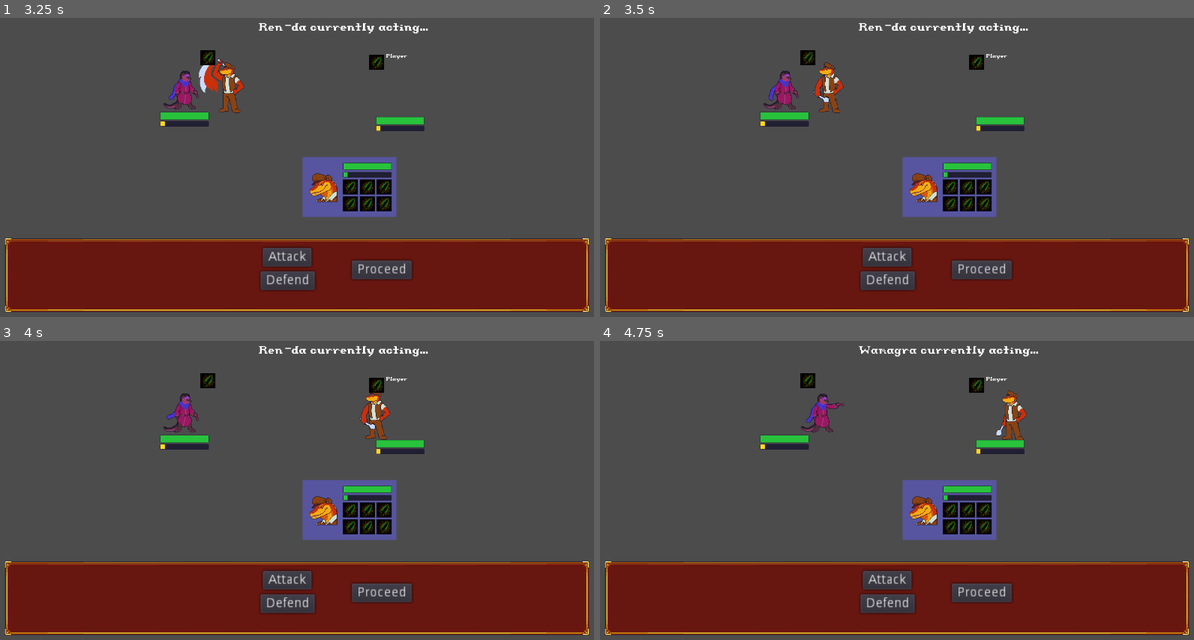
Above: before the commit, frames 1-4 (two rows, left to right).
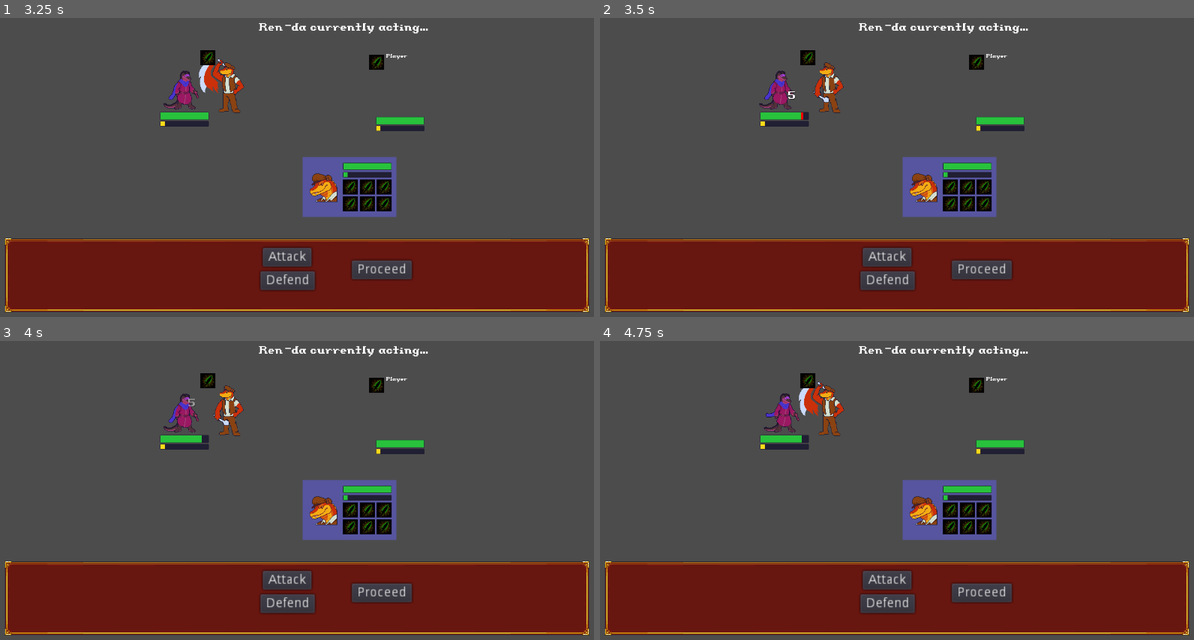
Above: after the commit, the same moments.

Repository: Introdile/SenRPG
Game: Godot game, scene res://Battle/Battle.tscn
Same seed, same stepped clock (60 frames per second), same inputs: the game is played once before the commit and once after it.
Inputs (mouse positions are in pixels of both pictures, inside the frame that each line leads up to):
- Up to frame 1 (3.25 s): click "Attack" at 0.5 s; click "Defend" at 1.25 s; click "Proceed" at 2 s; click (350, 188) at 2.75 s
- Up to frame 2 (3.5 s): no input
- Up to frame 3 (4 s): click (368, 511) at 3.5 s
- Up to frame 4 (4.75 s): click (986, 511) at 4.25 s

Frame 1 is identical in both runs. In frame 2, 0.4% of the frame differs, in the area x 26-36%, y 17-35%; in frame 3, 1.1%; in frame 4, 2.0%, in the area x 27-74%, y 1-35%.

Commit message:
damage stacks
changed how damage works!

Diff:
--- a/Battle/Battle.gd
+++ b/Battle/Battle.gd
@@ -28,6 +28,7 @@
 var currentBattler = 0
 
 func _ready():
+
 	#TODO: uhhhhhh get ready bitches
 	changeState(battleState.START)
 	var allypos = get_tree().get_nodes_in_group("ally")
--- a/Battle/Battle.tscn
+++ b/Battle/Battle.tscn
@@ -13,7 +13,7 @@
 font_data = ExtResource( 4 )
 _sections_unfolded = [ "Extra Spacing", "Font", "Settings" ]
 
-[node name="Battle" type="Node"]
+[node name="Battle" type="Node" index="0"]
 
 script = ExtResource( 1 )
 
--- a/Battle/Battler.gd
+++ b/Battle/Battler.gd
@@ -29,6 +29,9 @@
 var start_pos
 var animation
 
+# damage variables
+var damageStack = []
+
 signal deal_damage
 signal cleared_animation_stack
 signal hp_changed
@@ -72,27 +75,34 @@
 
 	$Label.text = "position: " + str(sprite.global_position) + "\nstart_pos: " + str(start_pos)
 	$Label.text += "\nanimating: " + str(animating)
-	if last_hp != hp:
-		if last_hp > hp:
+
+	# Checks if there's a change with the HP
+	if character.hp_last_at != character.current_health:
+		if character.hp_last_at > character.current_health:
+			# Plays the hurt animation
 			if battlerAnim.current_animation != "hurt": battlerAnim.play("hurt")
-			var change = float(last_hp - hp)
-			change = (change / max_hp) * 100
+			# Converts the damage number to a percentage, then signals the HP change
+			var change = float(character.hp_last_at - character.current_health)
+			change = (change / character.base_health) * 100
 			emit_signal("hp_changed",change,"down")
+			# Updates the hp bar attached to the battler and creates a damage label
 			hpBar.removeAmount(change)
-			createDamageLabel(last_hp - hp)
-			last_hp = hp
-		if last_hp < hp:
-			var change = float(hp - last_hp)
-			change = (change / max_hp) * 100
+			createDamageLabel(character.hp_last_at - character.current_health)
+			character.hp_last_at = character.current_health
+
+		#Pretty much same as above
+		if character.hp_last_at < character.current_health:
+			var change = float(character.current_health - character.hp_last_at)
+			change = (change / character.base_health) * 100
 			emit_signal("hp_changed",change,"up")
 			hpBar.addAmount(change)
-			createDamageLabel(hp - last_hp)
-			last_hp = hp
-
-	if Input.is_action_just_pressed("ui_up"):
-		adBar.addAmount(10)
-	if Input.is_action_just_pressed("ui_down"):
-		adBar.removeAmount(10)
+			createDamageLabel(character.current_health - character.hp_last_at)
+			character.hp_last_at = character.current_health
+
+#	if Input.is_action_just_pressed("ui_up"):
+#		adBar.addAmount(10)
+#	if Input.is_action_just_pressed("ui_down"):
+#		adBar.removeAmount(10)
 
 	## ANIMATION HANDLING ##
 
@@ -152,6 +162,9 @@
 	# loads up the animation stack
 	for i in action["animation"]:
 		animationStack.append(i)
+
+	for i in action["damage"]:
+		damageStack.append(i)
 
 	print(name + " performing animation for ability " + action["name"] + ". Anim stack size = " + str(animationStack.size()))
 
@@ -204,6 +217,12 @@
 	if !animationStack.empty():
 		animationStack.pop_front()
 	else:
+		if !damageStack.empty():
+			print("Not enough animations to clear all damage stacks... clearing manually")
+			while !damageStack.empty():
+				emit_signal("deal_damage", self, target[0], damageStack.front())
+				damageStack.pop_front()
+
 		emit_signal("cleared_animation_stack")
 		battlerAnim.play("idle")
 		animating = false
@@ -217,4 +236,6 @@
 		battlerAnim.play("idle")
 
 func emit_damage():
-	emit_signal("deal_damage", self, target[0], action)
+	if !damageStack.empty():
+		emit_signal("deal_damage", self, target[0], damageStack.front())
+		damageStack.pop_front()
--- a/Battle/Renda.tscn
+++ b/Battle/Renda.tscn
@@ -74,7 +74,7 @@
 "values": [ 0, 1 ]
 }
 
-[node name="Battler" index="0" instance=ExtResource( 1 )]
+[node name="Battler" instance=ExtResource( 1 )]
 
 [node name="battlerSprite" parent="." index="0"]
 
--- a/Battle/UI/characterUI.gd
+++ b/Battle/UI/characterUI.gd
@@ -42,8 +42,10 @@
 	# amount should be the raw amount of hp lost/gained
 	# uod is up or down
 	match uod:
-		"up": hpBar.addAmount(amount)
-		"down": hpBar.removeAmount(amount)
+		"up":
+			hpBar.addAmount(amount)
+		"down":
+			hpBar.removeAmount(amount)
 
 #	var change = (amount / attachedChar.max_hp) * 100
 #
--- a/Database/abilityDatabase.json
+++ b/Database/abilityDatabase.json
@@ -6,7 +6,9 @@
 		"targets": "SELF",
 		"type": "DAMAGE",
 		"element": "NONE",
-		"power": 5,
+		"damage": [
+			{ "type": "HP_DAMAGE", "element": "PHYSICAL", "based_stat": "MIGHT","power": 1.0 }
+		],
 		"effects": [
 			{ "effectID": "-1" },
 		],
@@ -21,11 +23,16 @@
 		"targets": "ONE_ENEMY",
 		"type": "Damage",
 		"element": "PHYSICAL",
-		"power": 1.0,
+		"damage": [
+			{ "type": "HP_DAMAGE", "element": "PHYSICAL", "based_stat": "MIGHT","power": 1.0 },
+		],
 		"effects": [],
 		"animation": [
 			{ "key": "move", "pos":"TARGET_FRONT", "move_type": "run", "speed": 1.0 },
 			{ "key": "animation", "animation": "attack"},
+			{ "key": "animation", "animation": "attack" },
+			{ "key": "animation", "animation": "attack" },
+			{ "key": "animation", "animation": "attack" },
 		],
 		"cooldown": 0,
 	},
@@ -34,7 +41,12 @@
 		"description": "A basic ranged physical attack.",
 		"icon": 0,
 		"type": "Damage",
-		"power": 1.0,
+		"damage": [
+			{ "type": "HP_DAMAGE", "element": "PHYSICAL", "based_stat": "MIGHT","power": 1.0 },
+			{ "type": "HP_DAMAGE", "element": "PHYSICAL", "based_stat": "MIGHT","power": 1.0 },
+			{ "type": "HP_DAMAGE", "element": "PHYSICAL", "based_stat": "MIGHT","power": 1.0 },
+			{ "type": "HP_DAMAGE", "element": "PHYSICAL", "based_stat": "MIGHT","power": 1.0 },
+		],
 		"effects": [],
 		"animation": [
 			{ "key": "move", "pos":"SELF_FRONT", "move_type": "run", "speed": 0.5 },
@@ -42,4 +54,100 @@
 		],
 		"cooldown": 2.0,
 	},
+	"2": {
+		"name": "Fire Shield",
+		"description": "Puts up a fire-infused shield, protecting the user and dealing damage to any who dare attack them.",
+		"icon": "res://Assets/AbilityIcons/protect-red-1.png",
+		"type": "Buff",
+		"power": 2.0,
+		"effects": [
+			{ "effectID": "-1", "effectTar": "-1" },
+		],
+		"animation": [],
+		"cooldown": 4.0,
+	},
+	"3": {
+		"name": "Rage",
+		"description": "Builds up rage within ones-self, increasing [color=red]attack[/color], while decreasing [color=blue]defense[/color].",
+		"icon": "res://Assets/AbilityIcons/evil-eye-red-1.png",
+		"type": "Buff",
+		"power": 0.0,
+		"effects": [
+			{ "effectID": "-1", "effectTar": "-1" },
+		],
+		"animation": [],
+		"cooldown": 6.0,
+	},
+	"4": {
+		"name": "Arcane Destruction",
+		"description": "Fires a burst of arcane energy, devastating any who are hit.",
+		"icon": "res://Assets/AbilityIcons/fireball-eerie-1.png",
+		"type": "Damage",
+		"power": 15.0,
+		"effects": [
+			{ "effectID": "-1", "effectTar": "-1" },
+		],
+		"animation": [],
+		"cooldown": 8.0,
+	},
+	"5": {
+		"name": "Dark Aegis",
+		"description": "Completely nullifies all damage taken, until the effect wears off, where all the damage nullified is dealt.",
+		"icon": "res://Assets/AbilityIcons/protect-magenta-2.png",
+		"type": "Buff",
+		"power": 0.0,
+		"effects": [
+			{ "effectID": "-1", "effectTar": "-1" },
+		],
+		"animation": [],
+		"cooldown": 22.0,
+	},
+	"6": {
+		"name": "Soothing Sunlight",
+		"description": "Beams down the warmth of the sun on a target, [color=green]healing[/color] them.",
+		"icon": "res://Assets/AbilityIcons/heal-royal-3.png",
+		"type": "Heal",
+		"power": 12.0,
+		"effects": [
+			{ "effectID": "-1", "effectTar": "-1" },
+		],
+		"animation": [],
+		"cooldown": 6.0,
+	},
+	"7": {
+		"name": "Growth",
+		"description": "Infuses an ally with regeneration, causing them to [color=green]heal[/color] with every turn that passes.",
+		"icon": "res://Assets/AbilityIcons/heal-jade-1.png",
+		"type": "Heal",
+		"power": 2.0,
+		"effects": [
+			{ "effectID": "-1", "effectTar": "-1" },
+		],
+		"animation": [],
+		"cooldown": 4.0,
+	},
+	"8": {
+		"name": "Magnetism",
+		"description": "Magnetises your weapon, causing it to lower the defense of any foe hit by it.",
+		"icon": "res://Assets/AbilityIcons/enchant-royal-2.png",
+		"type": "Buff",
+		"power": 0.0,
+		"effects": [
+			{ "effectID": "-1", "effectTar": "-1" },
+		],
+		"animation": [],
+		"cooldown": 4.0,
+	},
+	"9": {
+		"name": "Supercalifrageliciousexpialidotious",
+		"description": "An arcane chant that causes a variety of [color=blue]effects[/color]. It first enchants your weapon with pumpkins, causing foes hit by basic attacks to become disoriented. Next, it enchants the user with [color=red]Freshness[/color], causing all foes to have a change of being charmed each turn, with the chance of being charmed increasing with each turn that passes. Lastly it has a really long description, just to test the limits of this tiny description box.",
+		"icon": "res://Assets/AbilityIcons/enchant-royal-3.png",
+		"type": "Buff",
+		"power": 1000.0,
+		"effects": [
+			{ "effectID": "-1", "effectTar": "-1" },
+		],
+		"animation": [],
+		"cooldown": 1.0,
+	},
 }
--- a/Scripts/character.gd
+++ b/Scripts/character.gd
@@ -54,6 +54,7 @@
 	char_icon = database_raw["icon"]
 	base_health = database_raw["max_hp"]
 	current_health = base_health
+	hp_last_at = current_health
 
 	base_might = database_raw["might"]
 	base_tough = database_raw["tough"]
@@ -70,11 +71,17 @@
 func removeHP(value):
 	hp_last_at = current_health
 	current_health -= value
-	emit_signal("hp_changed",value,"down")
+
+	print(char_name + " HP: " + str(current_health) + " / " + str(base_health))
+
+	var chg = (value / base_health) * 100
+	emit_signal("hp_changed",chg,"down")
 
 func addHP(value):
 	hp_last_at = current_health
 	current_health += value
+
+	var chg = (value / base_health) * 100
 	emit_signal("hp_changed",value,"up")
 
 func load_abilities():
--- a/battleFunctions.gd
+++ b/battleFunctions.gd
@@ -3,22 +3,46 @@
 static func isSpeedGreater(a,b):
 	return a.speed > b.speed
 
-static func _deal_damage(a,b,ab):
+static func _deal_damage(a,b,ds):
 	#a is the attacker
 	#b is the target
-	#ab is the ability
-	var dam = calculateDamage(a.attack,b.defense)
+	#ds is the damage stack
+
+	var dam
+
+	match ds["type"]:
+		"HP_DAMAGE":
+			dam = calculateDamage(a,b,ds)
+		#TODO: ADD MORE
+
+
 	b.character.removeHP(dam)
 
 
-static func calculateDamage(atk,def,boost=1.0):
-#	print("atk: "+str(atk)+" | def: "+str(def))
-	def = float(def)
-	var level = 10
+static func calculateDamage(a,b,ds):
+	var totaldamage
+	var statUsed
+	var armor
 
-	var armor = 1 - (def / ((9 * (1+level))+def))
-#	print("armor is " + str(armor)+"!")
-	var totaldamage = atk * armor * boost
-#	print("totaldamage is " + str(totaldamage)+"!")
+	match ds["based_stat"]:
+		"MIGHT":
+			statUsed = a.character.base_might
+		_:
+			print("Unrecognized based_stat... defaulting to MIGHT")
+			statUsed = a.character.base_might
+
+	match ds["element"]:
+		"PHYSICAL":
+			var def = b.character.base_tough
+			var level = a.character.level
+			armor = 1 - (def / ((9 * (1 + level)) + def))
+
+			totaldamage = statUsed * armor * ds["power"]
+
+#	def = float(def)
+#	var level = 10
+#
+#	var armor = 1 - (def / ((9 * (1+level))+def))
+#	var totaldamage = atk * armor * boost
 
 	return floor(totaldamage)
